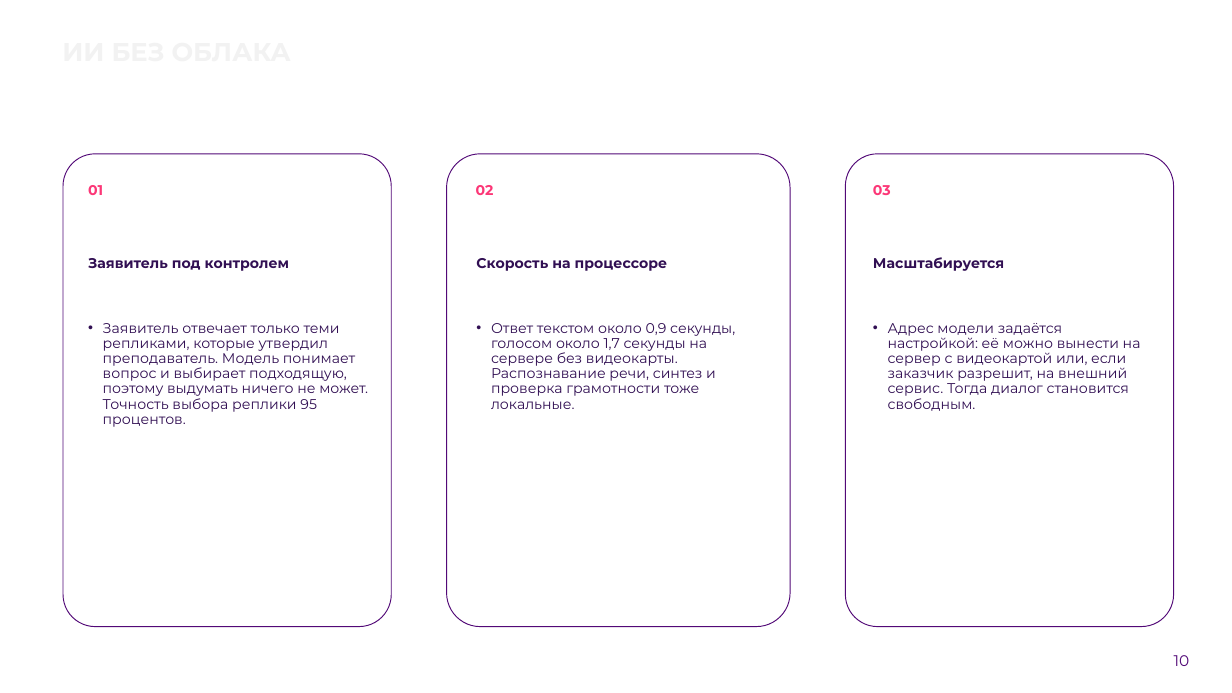
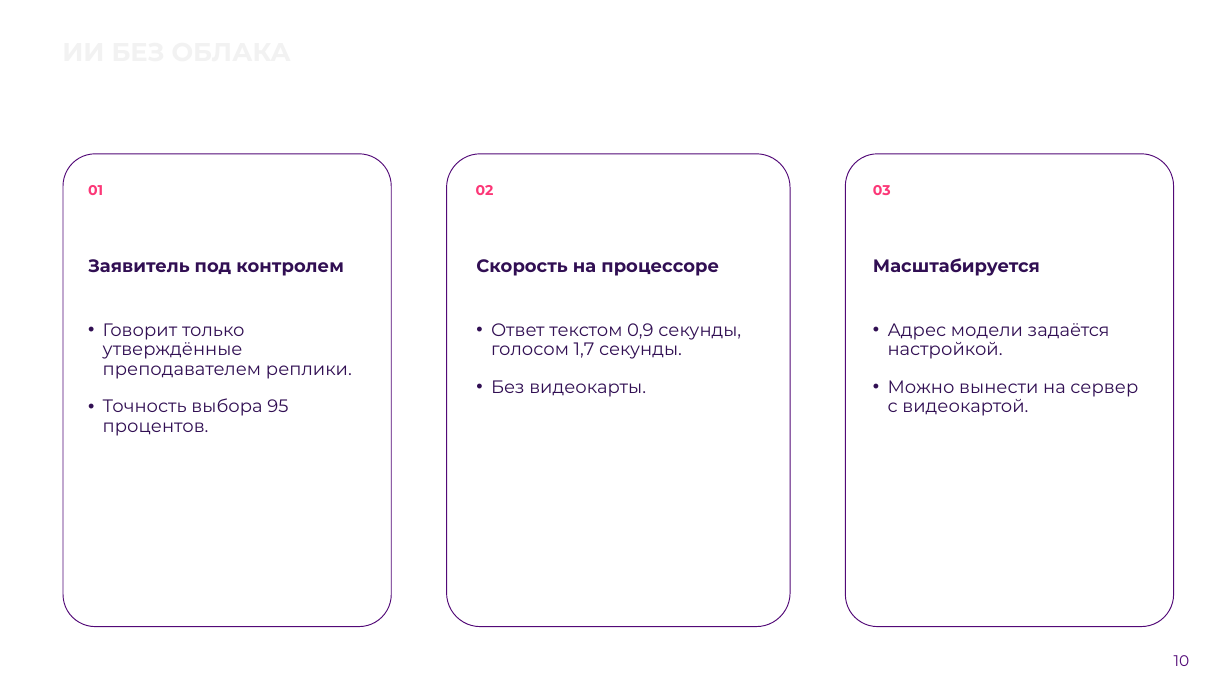
Before and after one commit to Vadik145-beep/lct-112-simulator, a slide deck: slide 10 of docs/presentation/ЛЦТ2026_Ультратех_задача9.pptx. Drawn at 1232x693 pixels with LibreOffice and Linux fonts; fonts in the diff are those of the drawing; background and template pictures are left out. Boxes give left, top, right and bottom in pixels: in the first picture for what was removed or moved away, otherwise in the second. Text is boxed around its words. In the diff, an @@ line names an element or a change of style, - is before the commit and + after.

```diff
--- a/docs/presentation/ЛЦТ2026_Ультратех_задача9.pptx
+++ b/docs/presentation/ЛЦТ2026_Ультратех_задача9.pptx
@@ size 11 to 14 pt; more space between paragraphs in 3 elements at bbox=[88, 259, 343, 276], bbox=[476, 259, 719, 276], bbox=[873, 258, 1040, 276] @@
@@ text at bbox=[103, 323, 352, 436]: text changed; size 11 to 14 pt @@
-• Заявитель отвечает только теми репликами, которые утвердил преподаватель. Модель понимает вопрос и выбирает подходящую, поэтому выдумать ничего не может. Точность выбора реплики 95 процентов.
+• Говорит только утверждённые преподавателем реплики.
+• Точность выбора 95 процентов.
@@ text at bbox=[491, 323, 741, 397]: text changed; size 11 to 14 pt @@
-• Ответ текстом около 0,9 секунды, голосом около 1,7 секунды на сервере без видеокарты. Распознавание речи, синтез и проверка грамотности тоже локальные.
+• Ответ текстом 0,9 секунды, голосом 1,7 секунды.
+• Без видеокарты.
@@ text at bbox=[888, 323, 1138, 416]: text changed; size 11 to 14 pt @@
-• Адрес модели задаётся настройкой: её можно вынести на сервер с видеокартой или, если заказчик разрешит, на внешний сервис. Тогда диалог становится свободным.
+• Адрес модели задаётся настройкой.
+• Можно вынести на сервер с видеокартой.
```
Also in this commit, not shown: 9 other slides changed, 1 other file.
